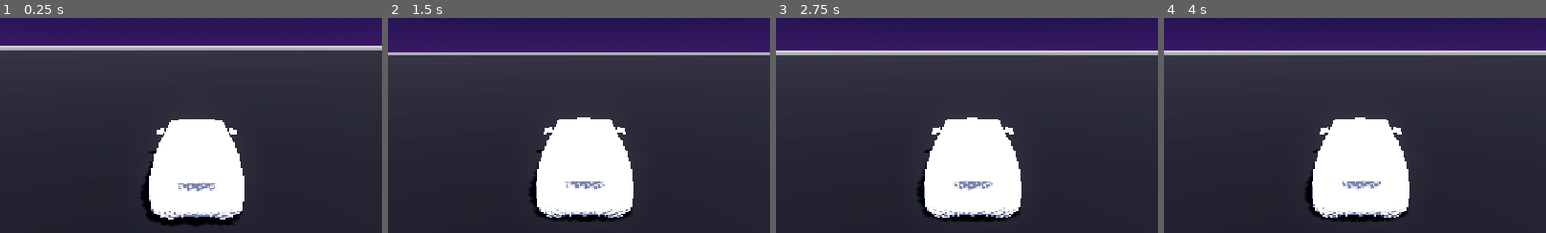
Above: before the commit, frames 1-4 (left to right).
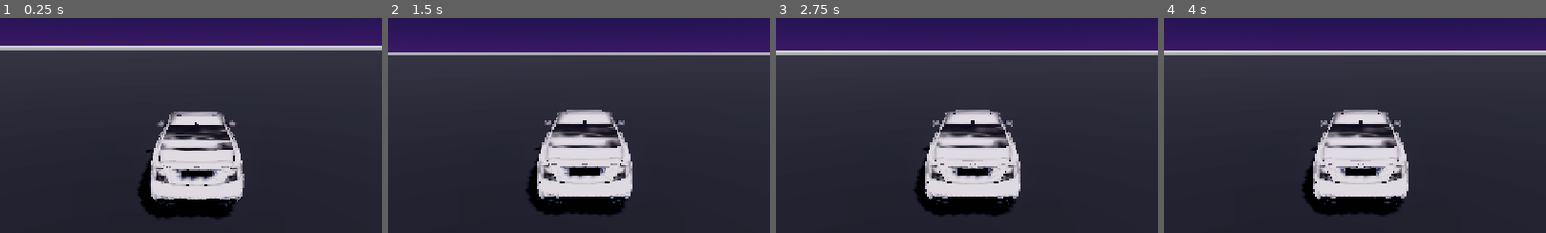
Above: after the commit, the same moments.

Repository: Temaasq/Horizon6
Game: Godot game, scene res://scenes/main.tscn
Two runs of this game, one before a commit and one after it. Both use one fixed random seed, a clock stepped at 60 frames per second and the inputs below.
Inputs:
- Up to frame 1 (0.25 s): no input
- Up to frame 2 (1.5 s): click "◀" at 0.5 s; click "▶" at 1.25 s
- Up to frame 3 (2.75 s): click "ГАЗ" at 2 s
- Up to frame 4 (4 s): click "ТОРМОЗ" at 2.75 s; click "РУЧНИК" at 3.5 s
The pictures show only the part of the screen within x 24-74%, y 29-79%; the shares and areas given below are measured in that part.

The runs differ from the first frame. In frame 1, 12% of the frame differs, in the area x 36-64%, y 43-97%; in frame 2, 12%, in the area x 36-65%, y 42-95%; in frame 3, 12%; in frame 4, 12%.

Commit message:
Embed textures and align Mercedes C63 AMG along forward axis

Diff:
--- a/godot_project/scenes/main.tscn
+++ b/godot_project/scenes/main.tscn
@@ -82,7 +82,7 @@
 shape = SubResource("BoxShape3D_car")
 
 [node name="MercedesMesh" parent="Car" instance=ExtResource("4_mercedes")]
-transform = Transform3D(0, 0, 1.85, 0, 1.85, 0, -1.85, 0, 0, 0, 0.25, 0)
+transform = Transform3D(1, 0, 0, 0, 1, 0, 0, 0, 1, 0, 0.45, 0)
 
 [node name="FrontLeft" type="VehicleWheel3D" parent="Car"]
 transform = Transform3D(1, 0, 0, 0, 1, 0, 0, 0, 1, -0.92, 0.15, -1.35)
Binary file changed: godot_project/assets/models/mercedes_c63.glb
